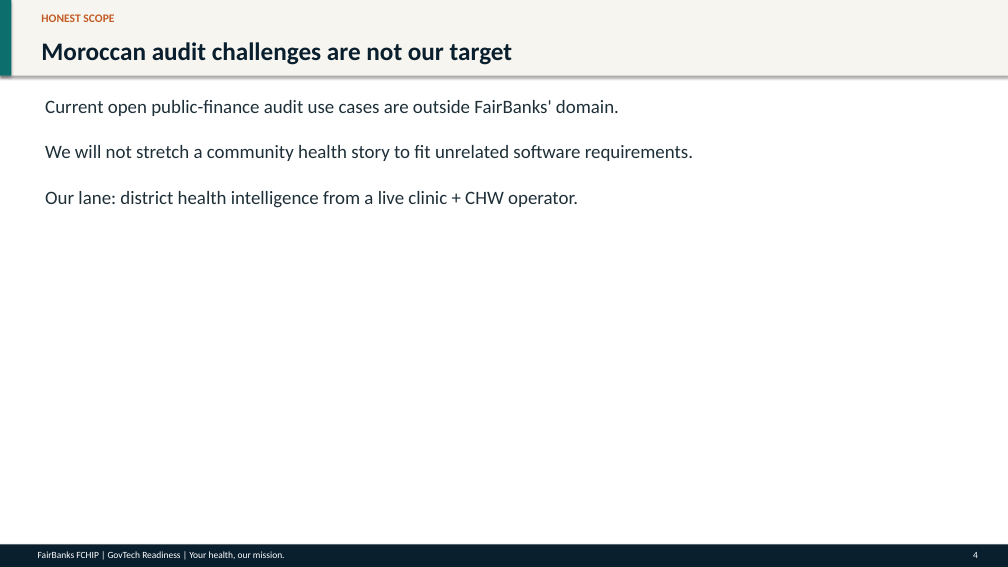
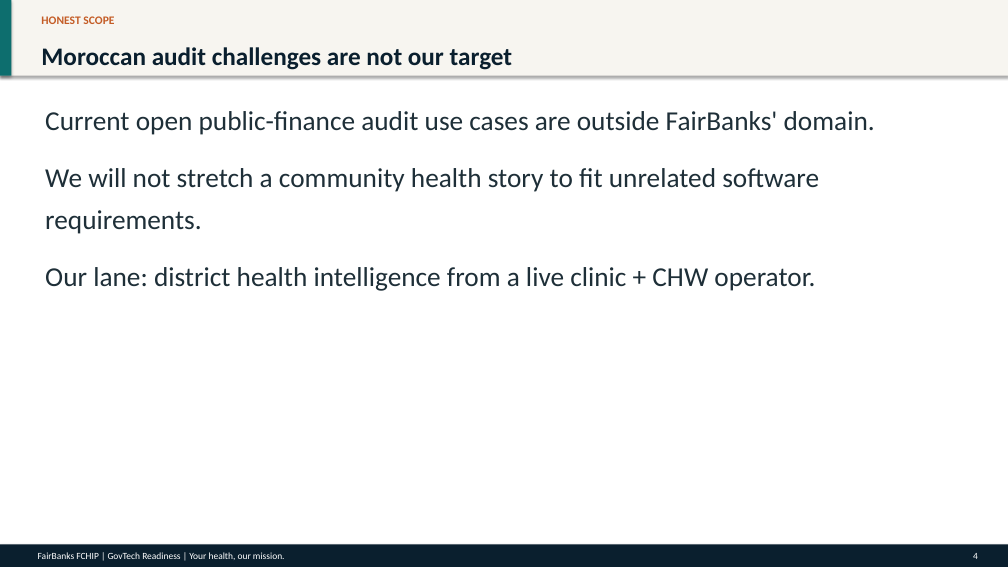
Before and after one commit to WASSWA2624/fairbanks, a slide deck: slide 4 of applications/govtech/documents/govtech_ppt.pptx. Drawn at 1008x567 pixels with LibreOffice and Linux fonts; fonts in the diff are those of the drawing. Boxes give left, top, right and bottom in pixels: in the first picture for what was removed or moved away, otherwise in the second. Text is boxed around its words. In the diff, an @@ line names an element or a change of style, - is before the commit and + after.

Commit message:
Enhance PowerPoint generation scripts across multiple applications by introducing balanced text box sizing and vertical alignment for improved readability. Update font sizes for various text elements to ensure consistency and clarity in presentations. Adjust document formatting rules to align with project branding and enhance overall presentation quality.

```diff
--- a/applications/govtech/documents/govtech_ppt.pptx
+++ b/applications/govtech/documents/govtech_ppt.pptx
@@ text "HONEST SCOPE" at [41,16,114,24]: line spacing 1 to 1.15; more space between paragraphs @@
@@ text "Moroccan audit challenges are not ..." at [41,47,513,70]: line spacing 1 to 1.15; more space between paragraphs @@
@@ text at [45,111,875,291]: text changed; size 18 to 26 pt @@
-Current open public-finance audit use cases are outside FairBanks' domain.
-We will not stretch a community health story to fit unrelated software requirements.
-Our lane: district health intelligence from a live clinic + CHW operator.
+Current open public-finance audit use cases are outside FairBanks' domain.
+We will not stretch a community health story to fit unrelated software requirements.
+Our lane: district health intelligence from a live clinic + CHW operator.
```
Also in this commit, not shown: 9 other slides changed, 50 other files.
